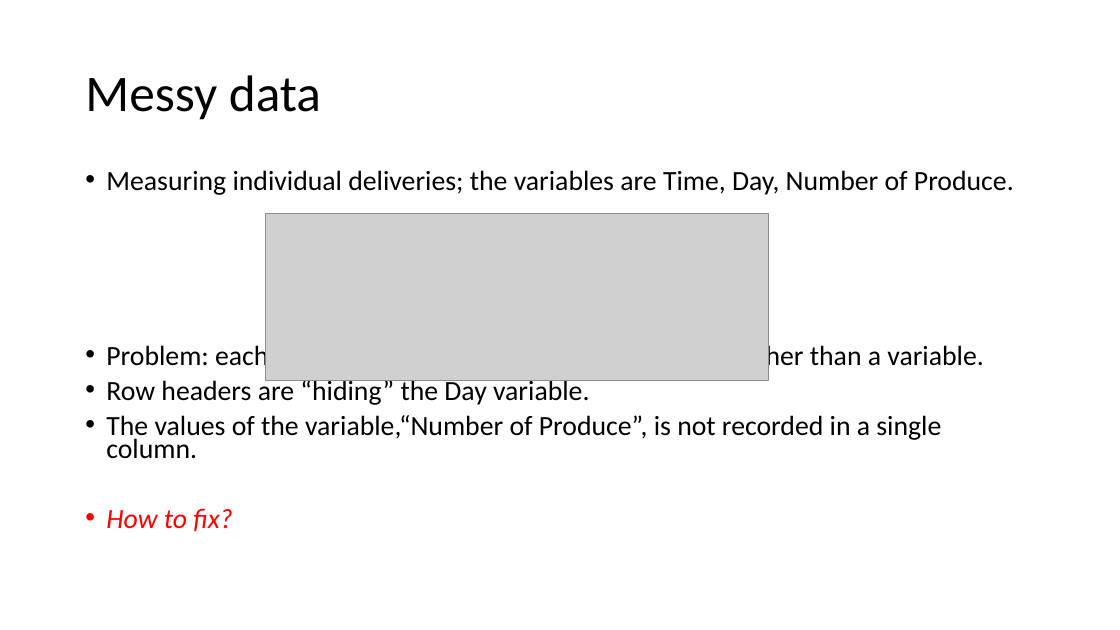
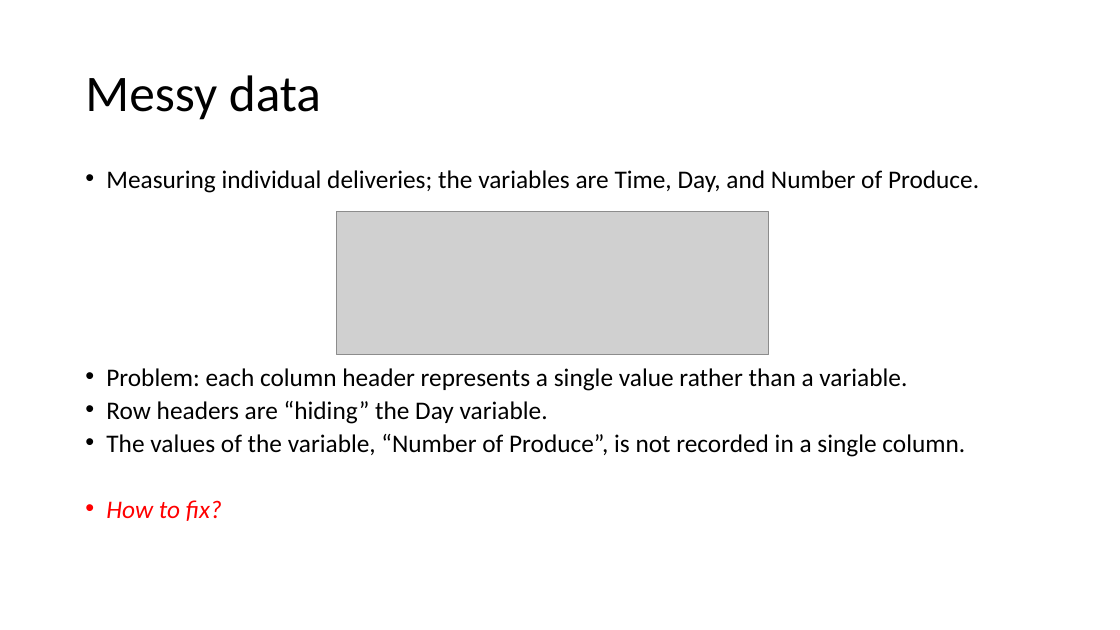
Before and after one commit to jayurbain/DataScienceIntro, a slide deck: slide 13 of slides/03_eda_data.pptx. Drawn at 1120x630 pixels with LibreOffice and Linux fonts; fonts in the diff are those of the drawing; grey boxes stand for pictures. Boxes give left, top, right and bottom in pixels: in the first picture for what was removed or moved away, otherwise in the second. Text is boxed around its words. In the diff, an @@ line names an element or a change of style, - is before the commit and + after.

```diff
--- a/slides/03_eda_data.pptx
+++ b/slides/03_eda_data.pptx
@@ text at box(106, 170, 979, 193): text changed; size 23.8 to 21.7 pt @@
-• Measuring individual deliveries; the variables are Time, Day, Number of Produce.
+• Measuring individual deliveries; the variables are Time, Day, and Number of Produce.
@@ picture: place and size @@
-picture at box(266, 213, 769, 381)
+picture at box(337, 212, 769, 355)
@@ text at box(106, 368, 907, 521): size 23.8 to 21.7 pt in "Problem: each column header represents a single ...", "Row headers are “hiding” the Day variable.", "How to fix?" @@
@@ text at box(106, 434, 965, 457): text changed; size 23.8 to 21.7 pt @@
-• The values of the variable,“Number of Produce”, is not recorded in a single column.
+• The values of the variable, “Number of Produce”, is not recorded in a single column.
```
Also in this commit, not shown: 5 other slides changed, 4 other files.
